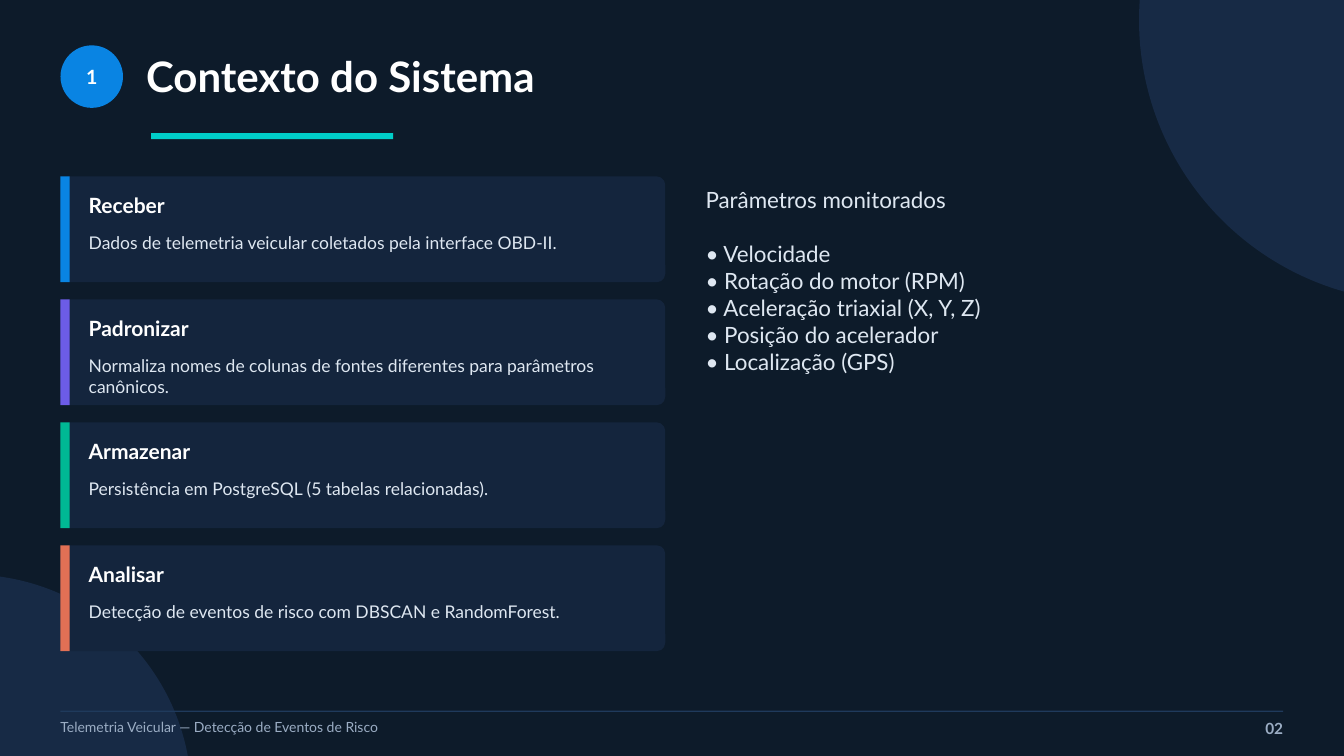
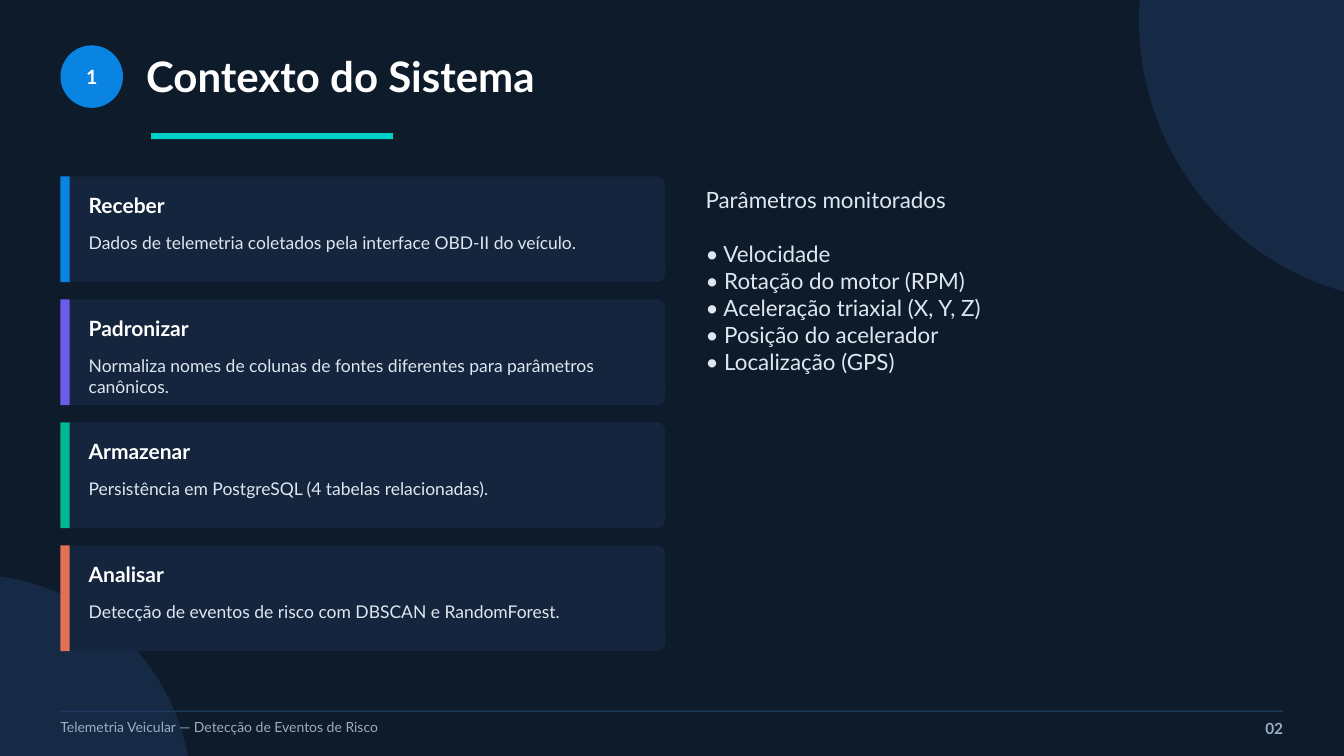
Before and after one commit to joaomauricio22/sensores-iot, a slide deck: slide 2 of apresentacao/slides_pav.pptx. Drawn at 1344x756 pixels with LibreOffice and Linux fonts; fonts in the diff are those of the drawing. Boxes give left, top, right and bottom in pixels: in the first picture for what was removed or moved away, otherwise in the second. Text is boxed around its words. In the diff, an @@ line names an element or a change of style, - is before the commit and + after.

Commit message:
Atualiza slides e guias para o novo modelo (usuário/rota) com capturas da interface

```diff
--- a/apresentacao/slides_pav.pptx
+++ b/apresentacao/slides_pav.pptx
@@ text at bbox=[89, 236, 576, 252]: text changed @@
-Dados de telemetria veicular coletados pela interface OBD-II.
+Dados de telemetria coletados pela interface OBD-II do veículo.
@@ text at bbox=[89, 481, 488, 498]: text changed @@
-Persistência em PostgreSQL (5 tabelas relacionadas).
+Persistência em PostgreSQL (4 tabelas relacionadas).
```
Also in this commit, not shown: 7 other slides changed, 3 slides added, 1 slide removed, 10 other files.
